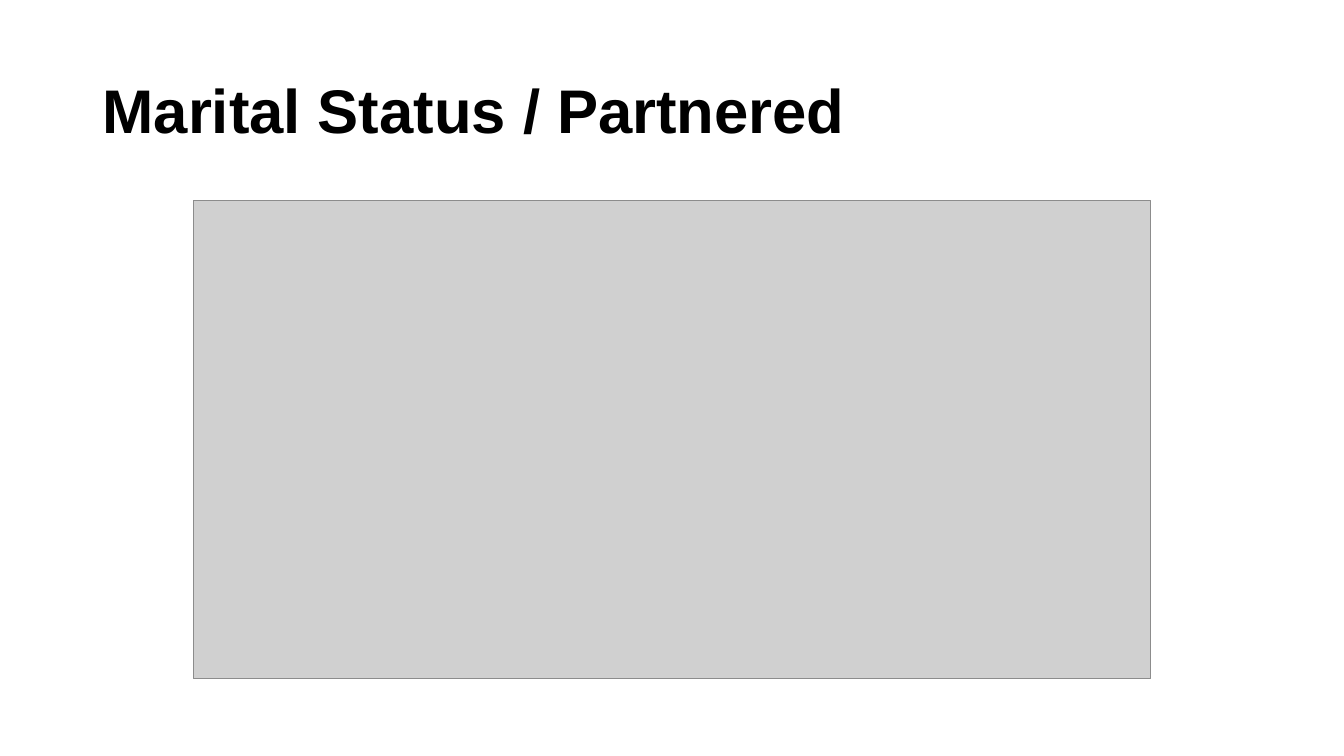
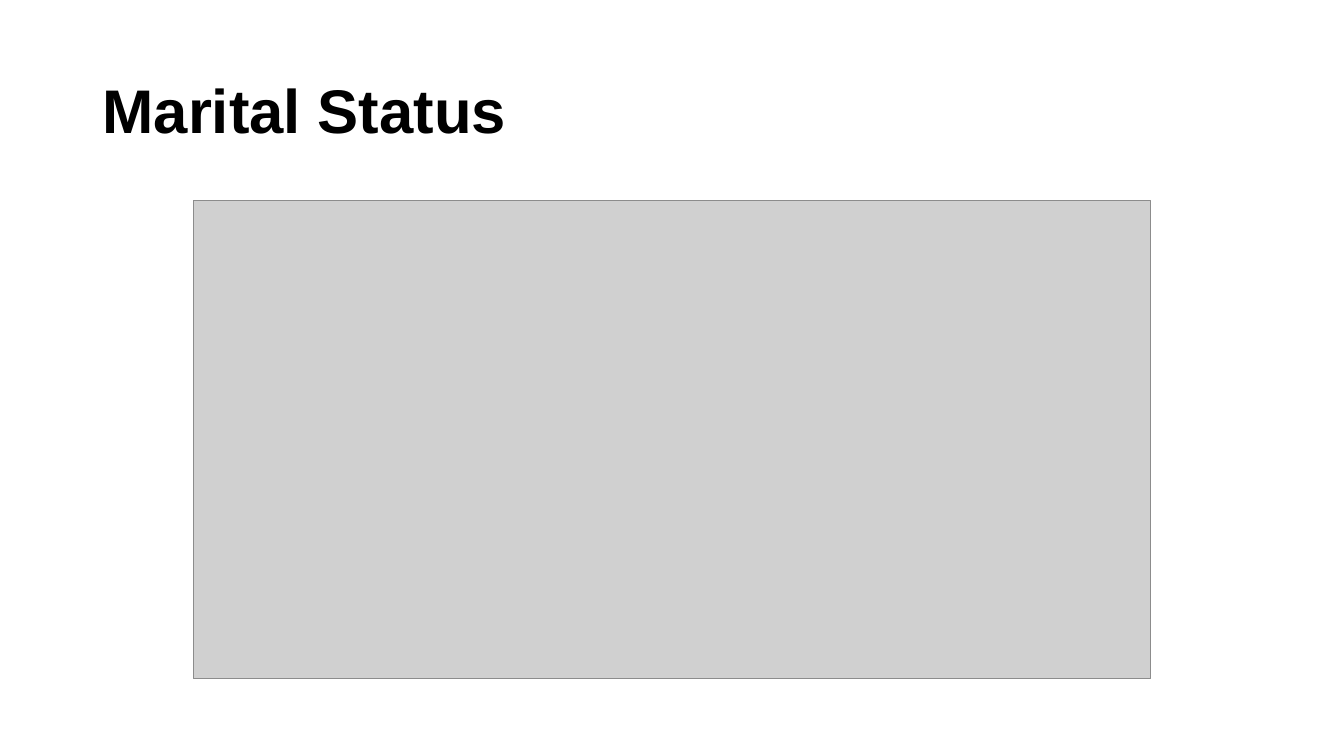
Before and after one commit to ucdiegorubi/oy_census_analysis, a slide deck: slide 13 of create_powerpoint/household_structure_estimates.pptx (slide 12 before the commit). Drawn at 1344x756 pixels with LibreOffice and Linux fonts; fonts in the diff are those of the drawing; grey boxes stand for pictures; background and template pictures are left out. Boxes give left, top, right and bottom in pixels: in the first picture for what was removed or moved away, otherwise in the second. Text is boxed around its words. In the diff, an @@ line names an element or a change of style, - is before the commit and + after.

```diff
--- a/create_powerpoint/household_structure_estimates.pptx
+++ b/create_powerpoint/household_structure_estimates.pptx
@@ title at (102,88,506,134): text changed @@
-Marital Status / Partnered
+Marital Status
```
Also in this commit, not shown: 7 other slides changed, 3 slides added, 2 slides removed, 5 other files.
